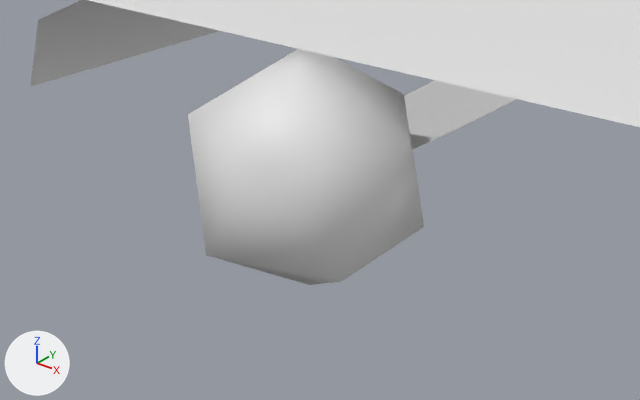
Before and after pictures for a commit that changed the FBX model Assets/Art/VFX/VFXmeshs.fbx.
One viewpoint serves both versions: a camera (50 mm lens) standing at (0.443, -0.537, 0.318) and looking at (0.008, 0.006, -0.019). The axes (+X, +Y, +Z) are drawn at lower left. The lights are the same throughout. Where no turn or scale is listed for an object, it has been applied to the vertices.

In view in the first picture: 'GeoSphere001', 'SM_Trail', 'WindBeam'.
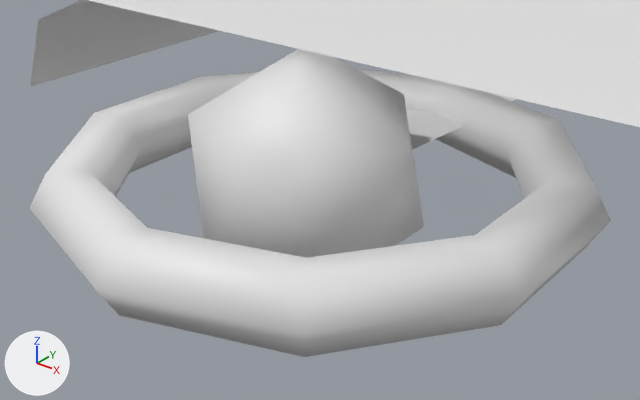
Commit message: VFX de réacteurs terminés

Changed parts and their boxes [x1, y1, x2, y2] in the pictures (640 x 400 px):
'SM_Donut', added
    after: [29, 69, 611, 357]
'SM_Trail', unchanged, covered by the edit
    before: [404, 80, 516, 150]
    after: [406, 93, 516, 150]

The change in detail:
Mesh me_mesh_003 is new.
It is a torus around z (ring radius 0.211, tube radius 0.032) spanning x -0.231..0.231, y -0.243..0.243, z -0.028..0.028.
Object 'SM_Donut' (ob_sm_donut) is new; it shows me_mesh_003.
Its location is (0.0027, 0.0138, 0.0).
